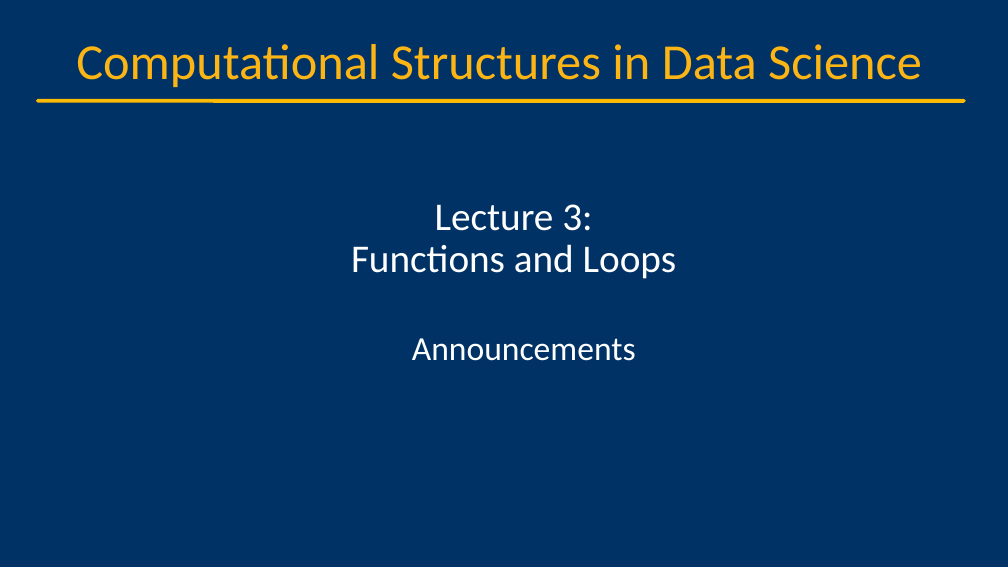
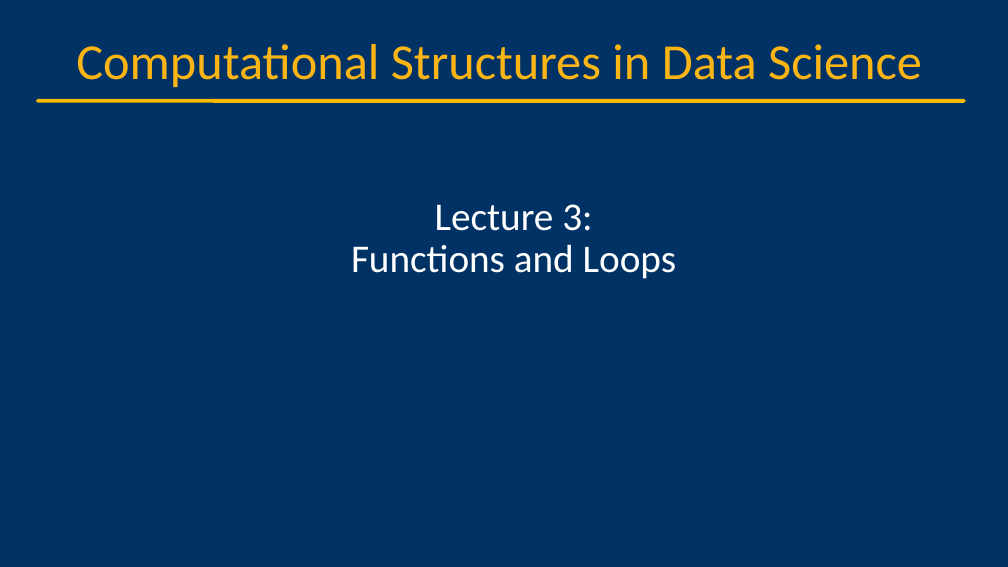
Before and after one commit to cs88-website/sp24, a slide deck: slide 1 of assets/slides/sp24/03-Loops.pptx. Drawn at 1008x567 pixels with LibreOffice and Linux fonts; fonts in the diff are those of the drawing; background and template pictures are left out. Boxes give left, top, right and bottom in pixels: in the first picture for what was removed or moved away, otherwise in the second. Text is boxed around its words. In the diff, an @@ line names an element or a change of style, - is before the commit and + after.

```diff
--- a/assets/slides/sp24/03-Loops.pptx
+++ b/assets/slides/sp24/03-Loops.pptx
@@ subtitle removed at bbox=[412, 338, 636, 361] @@
-Announcements
```
Also in this commit, not shown: 5 other slides changed, 2 slides added, 1 slide removed, 21 other files.
